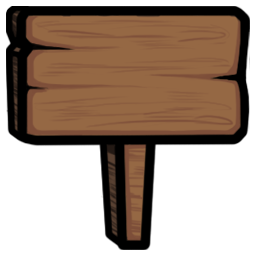
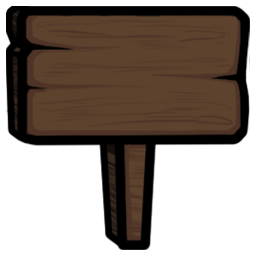
The second 256 × 256 image is a revision of the first. Changes to its layers:
pixels changed over [12, 11, 241, 241] (layer not identified)
